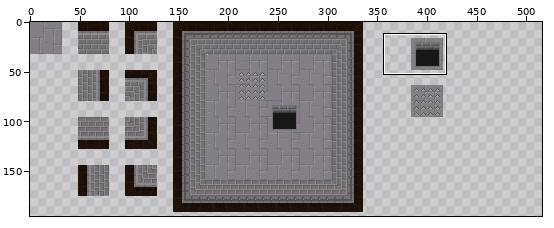
Two states of a pixel-art file, core/assets/map/aseprite/stone-level.aseprite. Above, an overview of the earlier version with the close-up marked.
Close-up. Earlier state:
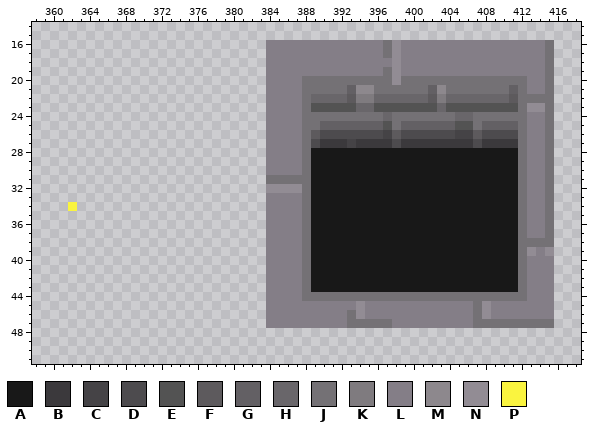
1024x1024 pixels, 1 frame. Colours within 5 levels of each other are drawn and written as one. Shown: x 358..418, y 14..51. The wide view leaves out empty margins. The commit also changed other parts of the picture, which this record leaves out.
Visible layers, top first: "Schattierung", "Layer 1".
Palette (. is transparent): A #181818  B #3b393c  C #454346  D #4d4b4e  E #535353  F #5d5a5d  G #636064  H #69666a  J #747175  K #7f7b7f  L #847e87  M #8d888d  N #928c94  P #faf43f
Pixels before, first column x 362:
16 ......................LLLLLLLLLLLLLJNLLLLLLLLLLLLLLLLJ
17 ......................LLLLLLLLLLLLLJNLLLLLLLLLLLLLLLLJ
18 ......................LLLLLLLLLLLLLLNLLLLLLLLLLLLLLLLJ
19 ......................LLLLLLLLLLLLLJNLLLLLLLLLLLLLLLLJ
20 ......................LLLLJJJJJJJJJJNJJJJJJJJJJJJJJLLJ
21 ......................LLLLJJJJJGMMJJJJJJGMJJJJJJJGJLLJ
22 ......................LLLLJHHHHFKKHHHHHHFKHHHHHHHFJJJJ
23 ......................LLLLJEEEEEHHEEEEEEEHEEEEEEEEJNNJ
24 ......................LLLLJJJJJJJJJHJJJJJJJHHJJJJJJLLJ
25 ......................LLLLJJGGGGGGGEJGGGGGGEEJGGGGJLLJ
26 ......................LLLLJFDDDDDDDCFDDDDDDCCFDDDDJLLJ
27 ......................LLLLJDBBBCBBBBDBBBBBBBBDBBBBJLLJ
28 ......................LLLLJAAAAAAAAAAAAAAAAAAAAAAAJLLJ
29 ......................LLLLJAAAAAAAAAAAAAAAAAAAAAAAJLLJ
30 ......................LLLLJAAAAAAAAAAAAAAAAAAAAAAAJLLJ
31 ......................JJJJJAAAAAAAAAAAAAAAAAAAAAAAJLLJ
32 ......................NNNNJAAAAAAAAAAAAAAAAAAAAAAAJLLJ
33 ......................LLLLJAAAAAAAAAAAAAAAAAAAAAAAJLLJ
34 P.....................LLLLJAAAAAAAAAAAAAAAAAAAAAAAJLLJ
35 ......................LLLLJAAAAAAAAAAAAAAAAAAAAAAAJLLJ
36 ......................LLLLJAAAAAAAAAAAAAAAAAAAAAAAJLLJ
37 ......................LLLLJAAAAAAAAAAAAAAAAAAAAAAAJLLJ
38 ......................LLLLJAAAAAAAAAAAAAAAAAAAAAAAJJJJ
39 ......................LLLLJAAAAAAAAAAAAAAAAAAAAAAAJNLN
40 ......................LLLLJAAAAAAAAAAAAAAAAAAAAAAAJLLL
41 ......................LLLLJAAAAAAAAAAAAAAAAAAAAAAAJLLL
42 ......................LLLLJAAAAAAAAAAAAAAAAAAAAAAAJLLL
43 ......................LLLLJAAAAAAAAAAAAAAAAAAAAAAAJLLL
44 ......................LLLLJJJJJJJJJJJJJJJJJJJJJJJJJLLL
45 ......................LLLLLLLLLLNLLLLLLLLLLLLJNLLLLLLL
46 ......................LLLLLLLLLJNLLLLLLLLLLLLJNLLLLLLL
47 ......................LLLLLLLLLJJJJJLLLLLLLLLJJJJJJJJJ
After the commit:
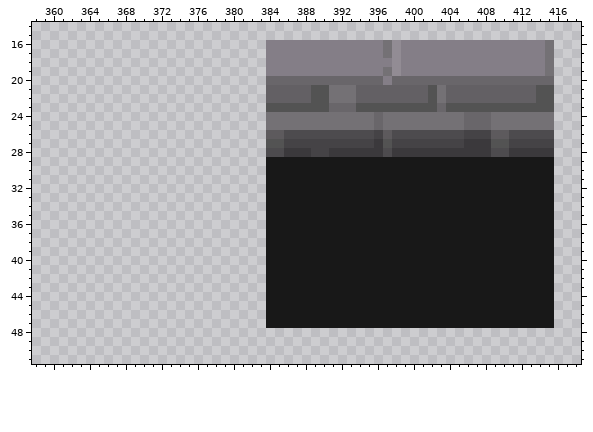
The exact change:
Layers "Schattierung", "Layer 1":
y 20: x 384..415 LLLLJJJJJJJJJJNJJJJJJJJJJJJJJLLJ -> HHHHHHHHHHHHHLHHHHHHHHHHHHHHHHHH
y 21: x 384..390 LLLLJJJ -> GGGGGEE; x 393..410 GMMJJJJJJGMJJJJJJJ -> JGGGGGGGGEJGGGGGGG; x 412..415 JLLJ -> GGEE
y 22: x 384..415 LLLLJHHHHFKKHHHHHHFKHHHHHHHFJJJJ -> GGGGGEEJJJGGGGGGGGEJGGGGGGGGGGEE
y 23: x 384..388 LLLLJ -> EEEEE; x 391..395 EEEHH -> HHHEE; x 412..415 JNNJ -> EEEE
y 24: x 384..387 LLLL -> JJJJ; x 396..397 JH -> HJ; x 405 H -> J; x 407..408 JJ -> HH; x 413..414 LL -> JJ
y 25: x 384..387 LLLL -> JJJJ; x 390..397 GGGGGGGE -> JJJJJJHJ; x 399..411 GGGGGGEEJGGGG -> JJJJJJJHHHJJJ; x 413..414 LL -> JJ
y 26: x 384..389 LLLLJF -> FFDDDD; x 396..398 DCF -> CFD; x 405 C -> D; x 407..410 FDDD -> CCFF; x 412..415 JLLJ -> DDDD
y 27: x 384..392 LLLLJDBBB -> EECCCCCCC; x 394..395 BB -> CC; x 397..405 BDBBBBBBB -> ECCCCCCCC; x 407 D -> B; x 409..415 BBBJLLJ -> EECCCCC
y 28: x 384..415 LLLLJAAAAAAAAAAAAAAAAAAAAAAAJLLJ -> DDBBBCCBBBBBBDBBBBBBBBBBBDDBBBBB
y 29..30: x 384..388 LLLLJ -> AAAAA; x 412..415 JLLJ -> AAAA
y 31: x 384..388 JJJJJ -> AAAAA; x 412..415 JLLJ -> AAAA
y 32: x 384..388 NNNNJ -> AAAAA; x 412..415 JLLJ -> AAAA
y 33: x 384..388 LLLLJ -> AAAAA; x 412..415 JLLJ -> AAAA
y 34: x 362 P -> .; x 384..388 LLLLJ -> AAAAA; x 412..415 JLLJ -> AAAA
y 35..37: x 384..388 LLLLJ -> AAAAA; x 412..415 JLLJ -> AAAA
y 38: x 384..388 LLLLJ -> AAAAA; x 412..415 JJJJ -> AAAA
y 39: x 384..388 LLLLJ -> AAAAA; x 412..415 JNLN -> AAAA
y 40..43: x 384..388 LLLLJ -> AAAAA; x 412..415 JLLL -> AAAA
y 44: x 384..415 LLLLJJJJJJJJJJJJJJJJJJJJJJJJJLLL -> AAAAAAAAAAAAAAAAAAAAAAAAAAAAAAAA
y 45: x 384..415 LLLLLLLLLLNLLLLLLLLLLLLJNLLLLLLL -> AAAAAAAAAAAAAAAAAAAAAAAAAAAAAAAA
y 46: x 384..415 LLLLLLLLLJNLLLLLLLLLLLLJNLLLLLLL -> AAAAAAAAAAAAAAAAAAAAAAAAAAAAAAAA
y 47: x 384..415 LLLLLLLLLJJJJJLLLLLLLLLJJJJJJJJJ -> AAAAAAAAAAAAAAAAAAAAAAAAAAAAAAAA
